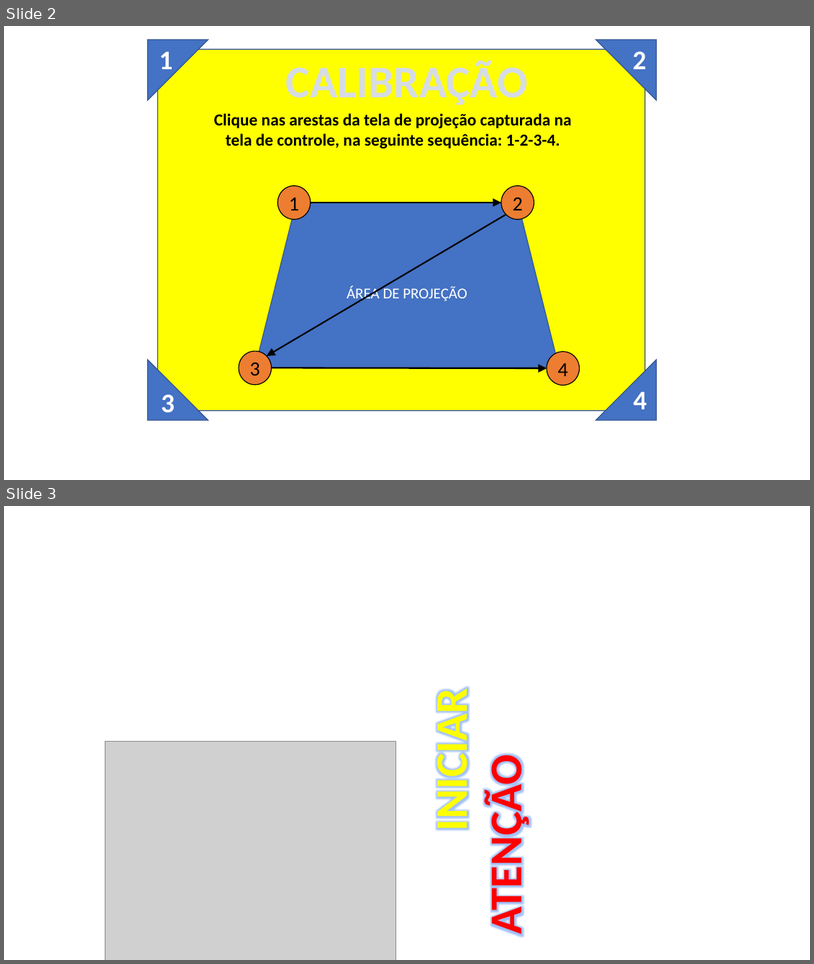
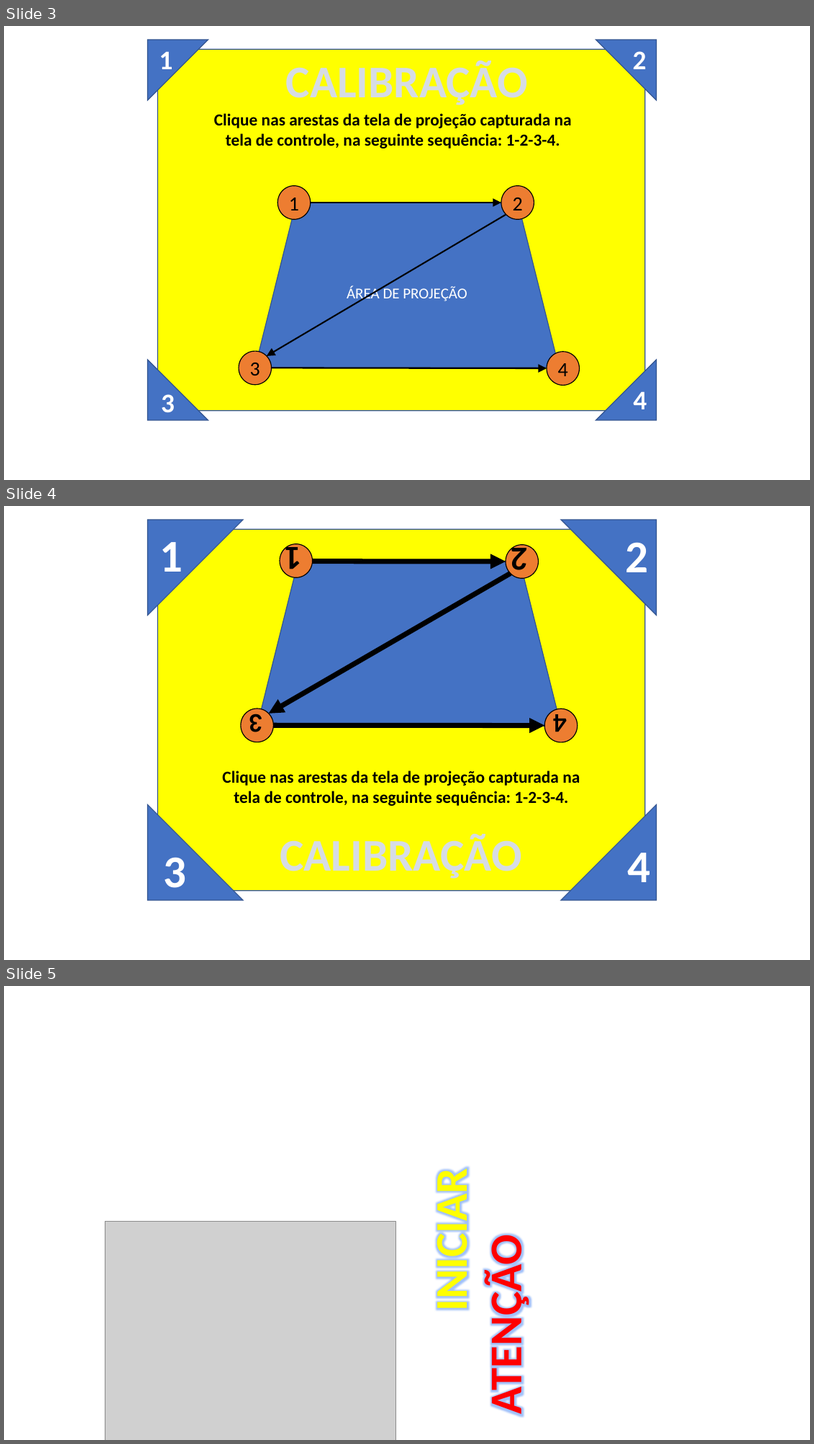
Before and after one commit to luisEduardoBet/T-TEA2.0, a slide deck: Source/Assets/Repetea_Figuras/Avisos.pptx. Shown one above the other, each under a label of ours: slides 2 and 3 before the commit, slides 3, 4 and 5 after it. The pictures are 814x964 and 814x1444 pixels, drawn with LibreOffice and Linux fonts; fonts in the diff are those of the drawing; grey boxes stand for pictures. Boxes give left, top, right and bottom in pixels: in the first picture for what was removed or moved away, otherwise in the second. Text is boxed around its words. In the diff, an @@ line names an element or a change of style, - is before the commit and + after.

```diff
--- a/Source/Assets/Repetea_Figuras/Avisos.pptx
+++ b/Source/Assets/Repetea_Figuras/Avisos.pptx
@@ slide 4 added at (4,506,810,960), background #FFFFFF @@
@@ right triangle added at (147,520,243,615), fill #4472C4, outline #325491 1 pt @@
@@ right triangle added at (561,520,657,615), fill #4472C4, outline #325491 1 pt @@
@@ rounded rectangle added at (157,529,646,890), fill #FFFF00, outline #325491 1 pt @@
@@ text added at (160,542,183,583), 54 pt, text #FFFFFF, bold @@
+1
@@ ellipse added at (280,544,313,578), fill #ED7D31, outline #000000 1 pt, 40 pt, text #000000, bold @@
+1
@@ ellipse added at (506,545,539,579), fill #ED7D31, outline #000000 1 pt, 40 pt, text #000000, bold @@
+2
@@ text added at (626,542,649,572), 54 pt, text #FFFFFF, bold @@
+2
@@ trapezoid added at (257,561,562,726), fill #4472C4, outline #325491 1 pt @@
@@ arrow added from (313, 561) to (506, 561), #000000 6 pt @@
@@ arrow added from (511, 573) to (269, 713), #000000 6 pt @@
@@ ellipse added at (241,708,274,742), fill #ED7D31, outline #000000 1 pt, 32 pt, text #000000, bold @@
+3
@@ ellipse added at (545,708,578,743), fill #ED7D31, outline #000000 1 pt, 32 pt, text #000000, bold @@
+4
@@ arrow added from (274, 725) to (545, 726), #000000 6 pt @@
@@ text added at (222,770,580,806), 20 pt, text #000000, bold @@
+Clique nas arestas da tela de projeção capturada na tela de controle, na seguinte sequência: 1-2-3-4.
@@ right triangle added at (147,804,243,900), fill #4472C4, outline #325491 1 pt @@
@@ right triangle added at (561,804,657,900), fill #4472C4, outline #325491 1 pt @@
@@ text added at (280,833,522,878), 54 pt, text pattern #44546A on #D6DCE5, bold @@
+CALIBRAÇÃO
@@ text added at (163,857,186,888), 54 pt, text #FFFFFF, bold @@
+3
@@ text added at (628,852,651,882), 54 pt, text #FFFFFF, bold @@
+4
@@ what was slide 2 is now slide 3 @@
@@ what was slide 3 is now slide 5 @@
```
Also in this commit, not shown: 1 other slide added, 15 other files.
